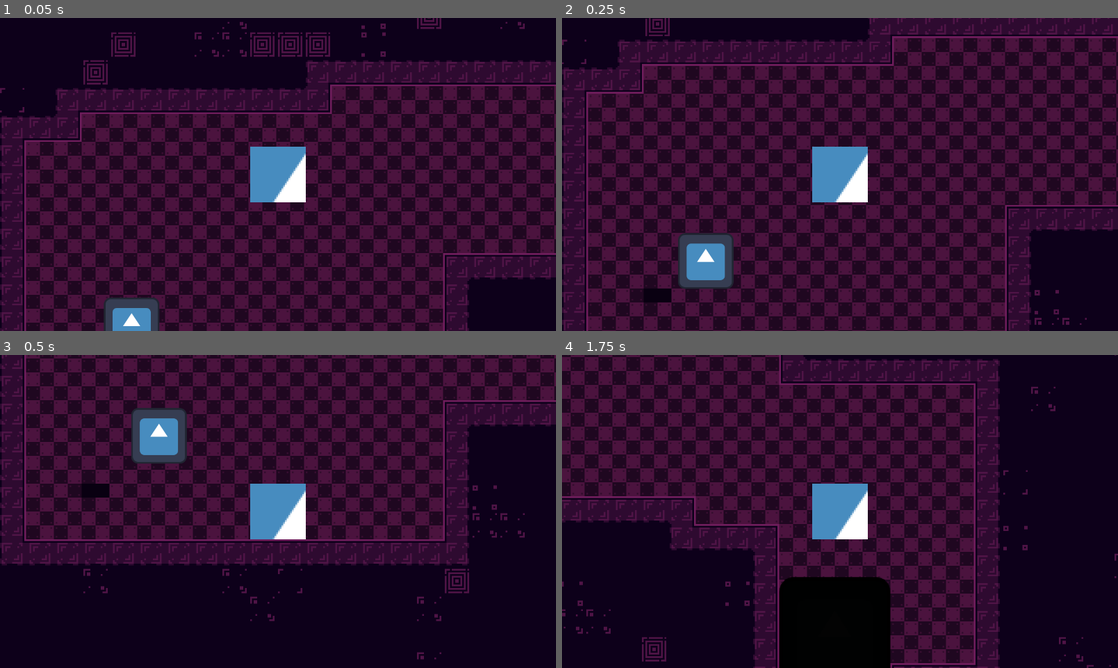
Above: before the commit, frames 1-4 (two rows, left to right).
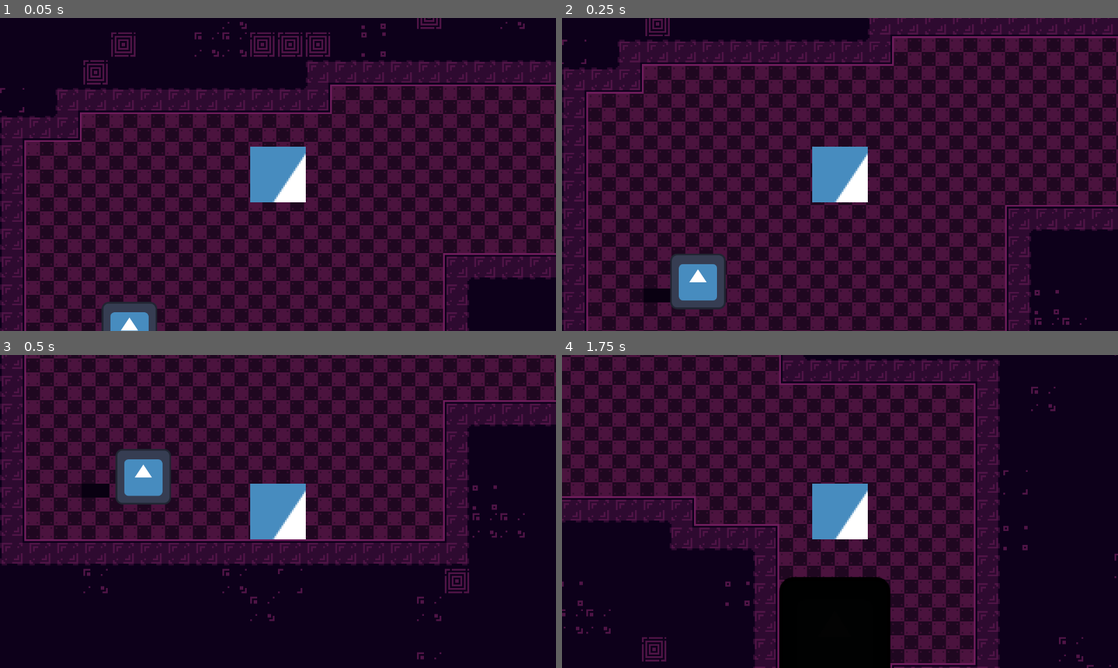
Above: after the commit, the same moments.

Repository: Renan-G-projec/Termformer
Game: Godot game, scene res://scenes/level1.tscn
The game is run twice, just before and just after one commit, with the same random seed, the same clock (stepped at 60 frames per second) and the same inputs. The engine's default icon, where the game draws it, is replaced by a stand-in: a white triangle on a blue panel in a dark square.
Inputs (mouse positions are in pixels of both pictures, inside the frame that each line leads up to):
- Up to frame 1 (0.05 s): no input
- Up to frame 2 (0.25 s): no input
- Up to frame 3 (0.5 s): no input
- Up to frame 4 (1.75 s): tap Enter at 0.5 s; move the mouse to (962, 495) at 0.52 s; hold Right (go_right) from 0.53 s (still down); tap E (interact) at 0.6 s; click (962, 495) at 0.67 s; tap Space (jump) at 0.77, 1.52 s; move the mouse to (728, 527) at 1.27 s; tap Alt at 1.35 s

The runs differ from the first frame. In frame 1, 0.5% of the frame differs, in the area x 18-29%, y 89-100%; in frame 2, 2.2%; in frame 3, 3.0%, in the area x 20-34%, y 16-48%; in frame 4, nothing differs.

Commit message:
feat: Toggle command added to movable platform. AMDG

Diff:
--- a/project.godot
+++ b/project.godot
@@ -36,6 +36,10 @@
 [editor_plugins]
 
 enabled=PackedStringArray("res://addons/godot_super-wakatime/plugin.cfg")
+
+[global_group]
+
+AbleToDisable="Defines an object that have a method called toggle_disable()"
 
 [input]
 
--- a/scenes/level1.tscn
+++ b/scenes/level1.tscn
@@ -5,17 +5,7 @@
 [ext_resource type="TileSet" uid="uid://bqmqw2t4j8q16" path="res://tilesets/lab_tileset.tres" id="3_m7ahb"]
 [ext_resource type="PackedScene" uid="uid://bqjpqbdcyk853" path="res://scenes/player.tscn" id="4_dwgg1"]
 [ext_resource type="PackedScene" uid="uid://d2kahpw7oovys" path="res://scenes/door.tscn" id="5_ru4tf"]
-[ext_resource type="Script" uid="uid://uk0pil70x3cy" path="res://scripts/movable_platform.gd" id="6_ejswk"]
-[ext_resource type="Texture2D" uid="uid://bo7ob0wn1xe4u" path="res://icon.svg" id="7_bbk5w"]
-
-[sub_resource type="Curve2D" id="Curve2D_aqu2r"]
-_data = {
-"points": PackedVector2Array(0, 0, 0, 0, 0, 0, 0, 0, 0, 0, 62, -84, 0, 0, 0, 0, 310, -90)
-}
-point_count = 3
-
-[sub_resource type="RectangleShape2D" id="RectangleShape2D_ocxxs"]
-size = Vector2(32, 32)
+[ext_resource type="PackedScene" uid="uid://x8by0aqn3lim" path="res://scenes/movable_platform.tscn" id="6_6sh32"]
 
 [node name="Level1" type="Node2D" unique_id=962637385]
 script = ExtResource("1_wwpf4")
@@ -39,23 +29,7 @@
 position = Vector2(432, 176)
 target_level_path = "res://scenes/level2.tscn"
 
-[node name="MovablePlatform" type="Path2D" parent="." unique_id=1336651477]
+[node name="MovablePlatform" parent="." unique_id=1336651477 groups=["AbleToDisable"] instance=ExtResource("6_6sh32")]
 position = Vector2(75, 140)
-curve = SubResource("Curve2D_aqu2r")
-script = ExtResource("6_ejswk")
 transition_type = 0
 time_to_finish = 6.0
-
-[node name="PathFollow2D" type="PathFollow2D" parent="MovablePlatform" unique_id=409074289]
-rotates = false
-
-[node name="StaticBody2D" type="AnimatableBody2D" parent="MovablePlatform/PathFollow2D" unique_id=850572071]
-sync_to_physics = false
-
-[node name="Sprite2D" type="Sprite2D" parent="MovablePlatform/PathFollow2D/StaticBody2D" unique_id=75331841]
-scale = Vector2(0.25, 0.25)
-texture = ExtResource("7_bbk5w")
-
-[node name="CollisionShape2D" type="CollisionShape2D" parent="MovablePlatform/PathFollow2D/StaticBody2D" unique_id=1850436422]
-shape = SubResource("RectangleShape2D_ocxxs")
-one_way_collision = true
--- a/scenes/movable_platform.tscn
+++ b/scenes/movable_platform.tscn
@@ -5,9 +5,9 @@
 
 [sub_resource type="Curve2D" id="Curve2D_aqu2r"]
 _data = {
-"points": PackedVector2Array(0, 0, 0, 0, 0, 0, 0, 0, 0, 0, 62, -84, 0, 0, 0, 0, 310, -90)
+"points": PackedVector2Array(0, 0, 0, 0, 0, 0, 0, 0, 0, 0, 100, 0)
 }
-point_count = 3
+point_count = 2
 
 [sub_resource type="RectangleShape2D" id="RectangleShape2D_ocxxs"]
 size = Vector2(32, 32)
--- a/scenes/terminal_ui.tscn
+++ b/scenes/terminal_ui.tscn
@@ -54,7 +54,6 @@
 layout_mode = 2
 size_flags_vertical = 2
 theme_override_font_sizes/normal_font_size = 6
-text = "dssd"
 fit_content = true
 scroll_active = false
 
@@ -64,7 +63,6 @@
 theme_override_font_sizes/font_size = 6
 theme_override_styles/normal = SubResource("StyleBoxEmpty_lcd6i")
 theme_override_styles/focus = SubResource("StyleBoxEmpty_bygfb")
-text = "adsfsdf"
 emoji_menu_enabled = false
 drag_and_drop_selection_enabled = false
 virtual_keyboard_enabled = false
--- a/scripts/movable_platform.gd
+++ b/scripts/movable_platform.gd
@@ -12,11 +12,13 @@
 			tween.play()
 		else:
 			tween.pause()
+		active = val
 
 func _ready() -> void:
 	tween.set_loops()
 	tween.tween_property($PathFollow2D, "progress_ratio", 1.0, time_to_finish).set_trans(transition_type)
 	tween.tween_property($PathFollow2D, "progress_ratio", 0.0, time_to_finish).set_trans(transition_type)
 
-func toggle_active() -> void:
+func toggle_disable() -> void:
+
 	active = !active
--- a/scripts/terminal_manager.gd
+++ b/scripts/terminal_manager.gd
@@ -10,3 +10,40 @@
 signal command_sent(command: PackedStringArray)
 
 var is_terminal_ui_open: bool = false
+
+# General logic commands
+# The terminal manager sees if it can handle the request. If not, it propagates.
+signal _command_sent_to_manager(command: PackedStringArray)
+func _ready() -> void:
+	_command_sent_to_manager.connect(_on_command_sent)
+
+func _on_command_sent(command: PackedStringArray) -> void:
+	match command[0]:
+		"ls":
+			var nodes := get_tree().get_nodes_in_group("AbleToDisable")
+			for node_index in range(0, nodes.size()):
+				var node: Node = nodes[node_index]
+				if (node.has_method("toggle_disable")):
+					request_print_line.emit("NOD_DIS%d" % node_index)
+			return
+		"toggle":
+			if command.size() < 2:
+				request_print_line.emit("[color=red]Error:[/color] No argument was provided.")
+				return
+			elif !command[1].is_valid_int():
+				request_print_line.emit("[color=red]Error:[/color] Invalid Argument. Should be an int.")
+				return
+
+			var target: int = command[1].to_int()
+			if target < 0:
+				request_print_line.emit("[color=red]Error:[/color] Target should not be negative.")
+				return
+			var nodes: Array[Node] = get_tree().get_nodes_in_group("AbleToDisable")
+			if target >= nodes.size():
+				request_print_line.emit("[color=red]Error:[/color] The provided argument does not match any possible togabble node.")
+				return
+
+			if nodes[target].has_method("toggle_disable"):
+				nodes[target].toggle_disable()
+			return
+	command_sent.emit(command)
--- a/scripts/terminal_ui.gd
+++ b/scripts/terminal_ui.gd
@@ -29,7 +29,7 @@
 	if (_built_in_commands.has(basic_parsed_command[0])):
 		_built_in_commands[basic_parsed_command[0]].call(basic_parsed_command)
 	else:
-		TerminalManager.command_sent.emit(basic_parsed_command)
+		TerminalManager._command_sent_to_manager.emit(basic_parsed_command)
 
 	input.clear()
 	_focus()
